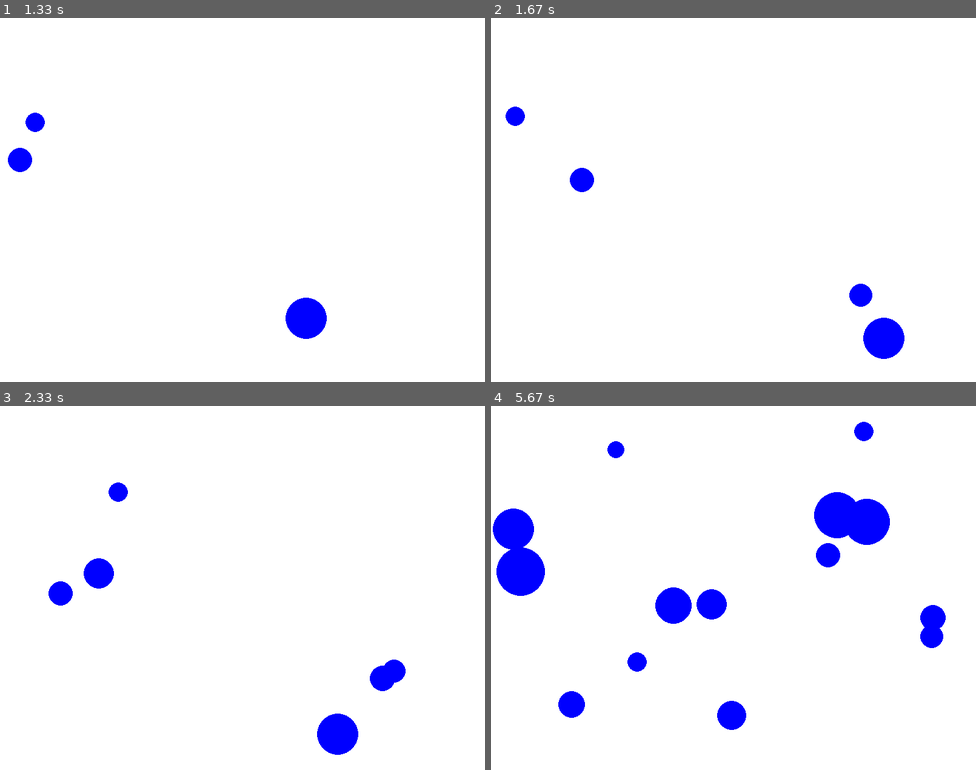
Above: before the commit, frames 1-4 (two rows, left to right).
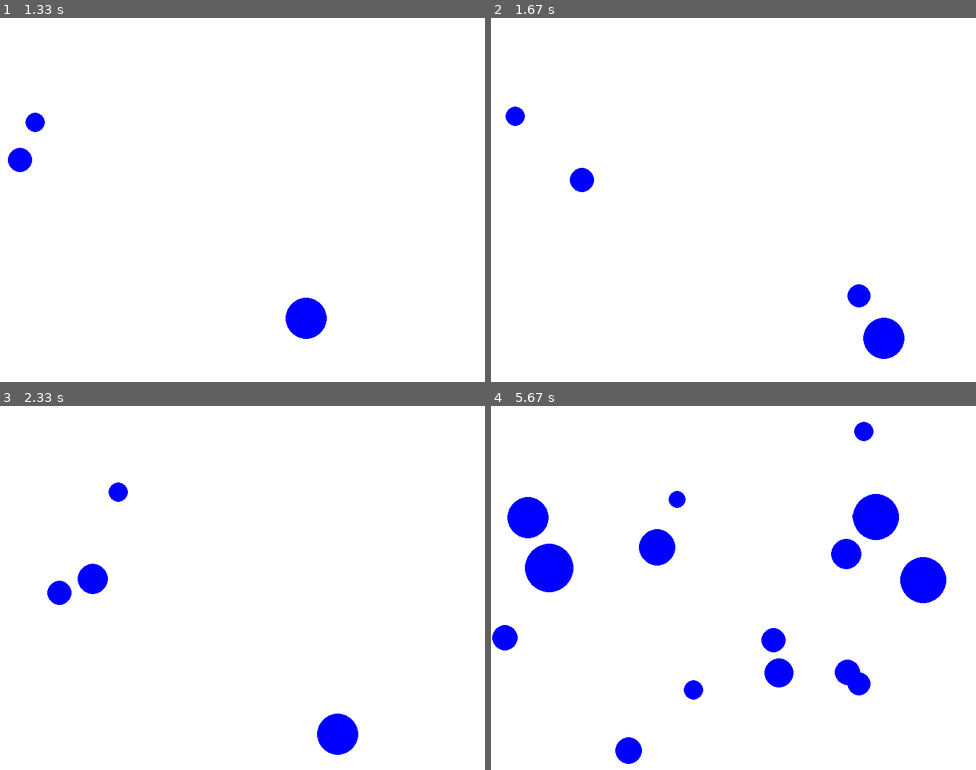
Above: after the commit, the same moments.

Repository: Lurtus/Ball_game_pygame
Game: pygame game, started from BallGame5.py
Two runs of this game, one before a commit and one after it. Both use one fixed random seed, a clock stepped at 60 frames per second and the inputs below.
Inputs (mouse positions are in pixels of both pictures, inside the frame that each line leads up to):
- Up to frame 1 (1.33 s): press the mouse at (126, 127) at 0.37 s; move the mouse to (116, 123) at 0.47 s; release the mouse at (111, 123) at 0.6 s; press the mouse at (126, 127) at 0.7 s; move the mouse to (97, 130) at 0.8 s; release the mouse at (63, 138) at 0.93 s; click (358, 283) at 1.05 s
- Up to frame 2 (1.67 s): press the mouse at (849, 283) at 1.37 s; move the mouse to (849, 283) at 1.47 s; release the mouse at (849, 283) at 1.6 s
- Up to frame 3 (2.33 s): press the mouse at (358, 671) at 1.7 s; move the mouse to (242, 631) at 1.8 s; release the mouse at (130, 595) at 1.93 s; click (106, 584) at 2.05 s
- Up to frame 4 (5.67 s): click (898, 558) at 2.38 s; click (699, 689) at 2.72 s; click (772, 649) at 3.05 s; click (607, 638) at 3.38 s; click (675, 475) at 3.72 s; click (685, 679) at 4.05 s; click (558, 588) at 4.38 s; click (636, 529) at 4.72 s; click (835, 500) at 5.05 s; click (849, 507) at 5.38 s

Frame 1 is identical in both runs. In frame 2, less than 0.1% of the frame differs, in the area x 73-79%, y 73-80%; in frame 3, 0.7%; in frame 4, 10%, in the area x 0-94%, y 9-99%.

Commit message:
Add files via upload

Diff:
--- a/BallGame5.py
+++ b/BallGame5.py
@@ -185,10 +185,15 @@
             else:
                 pygame.draw.line(screen, [0,0,0], coords, mousepos_old,2)
                 veldir_init = mousepos_old-coords
+
                 speed_init = np.sqrt(veldir_init[0]**2+veldir_init[1]**2)
 
             veldir_init_ball = veldir_init/speed_init
             speed_init_ball = speed_init/4
+
+            if speed_init_ball < 4:
+                speed_init_ball = 0
+
 
     other_balls = balls.copy()
 
Not shown, changed: CollisionEvent.pdf
